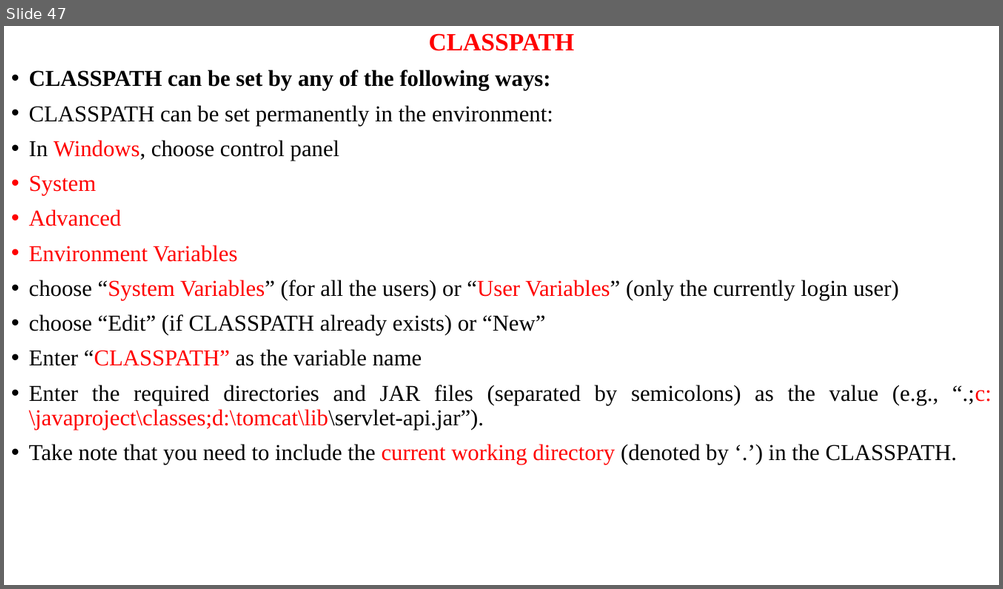
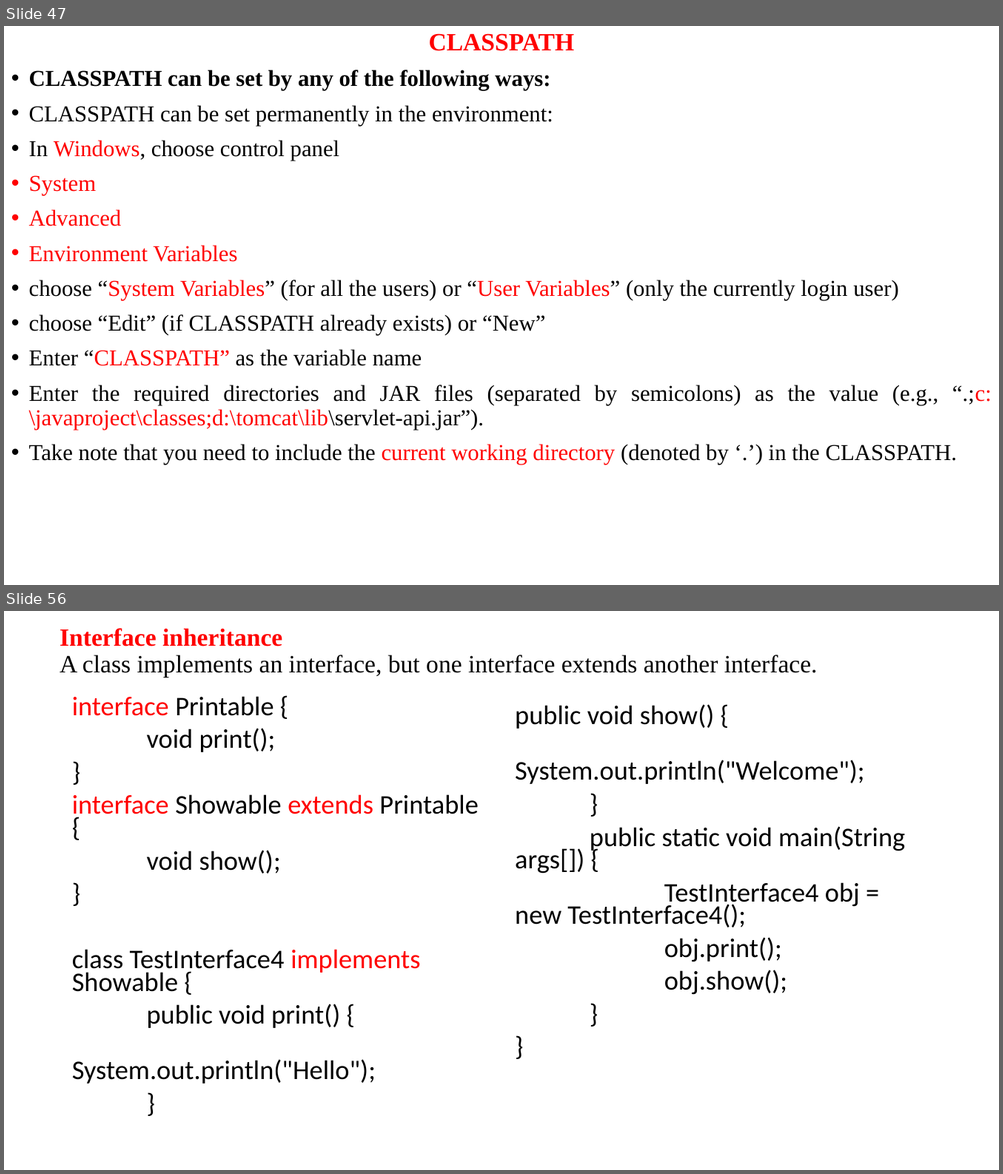
Before and after one commit to anvesh1987/Java-Programs-CSE-G, a slide deck: UNIT –II.ppt. Shown one above the other, each under a label of ours: slide 47 before the commit, slides 47 and 56 after it; the slides between them are not shown. The pictures are 1003x589 and 1003x1174 pixels, drawn with LibreOffice and Linux fonts; fonts in the diff are those of the drawing. Boxes give left, top, right and bottom in pixels: in the first picture for what was removed or moved away, otherwise in the second. Text is boxed around its words. In the diff, an @@ line names an element or a change of style, - is before the commit and + after.

```diff
--- a/UNIT –II.ppt
+++ b/UNIT –II.ppt
@@ slide 56 added at (4, 611, 999, 1170), background #FFFFFF @@
@@ title added at (60, 628, 817, 678), 24 pt, text #000000 @@
+Interface inheritance
+A class implements an interface, but one interface extends another interface.
@@ text added at (72, 696, 478, 1084), 26 pt, text #000000 @@
+interface Printable {
+void print();
+}
+interface Showable extends Printable {
+void show();
+}
+class TestInterface4 implements Showable {
+public void print() {
+System.out.println("Hello");
+}
@@ text added at (515, 704, 905, 995), 26 pt, text #000000 @@
+public void show() {
+System.out.println("Welcome");
+}
+public static void main(String args[]) {
+TestInterface4 obj = new TestInterface4();
+obj.print();
+obj.show();
+}
+}
```
Also in this commit, not shown: 8 other slides added, 5 other files.
